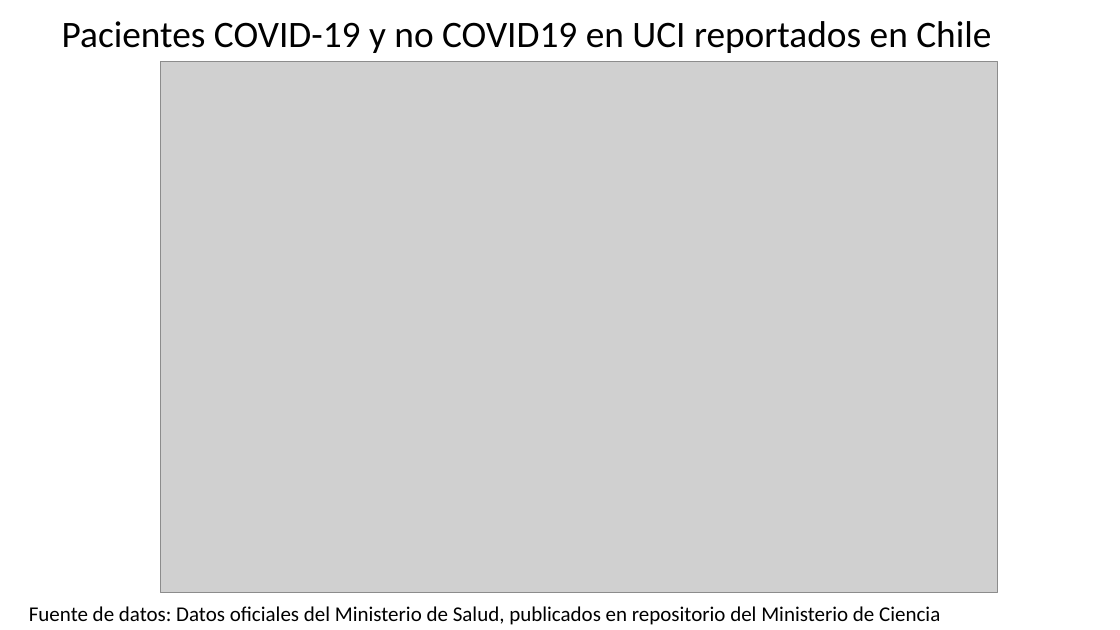
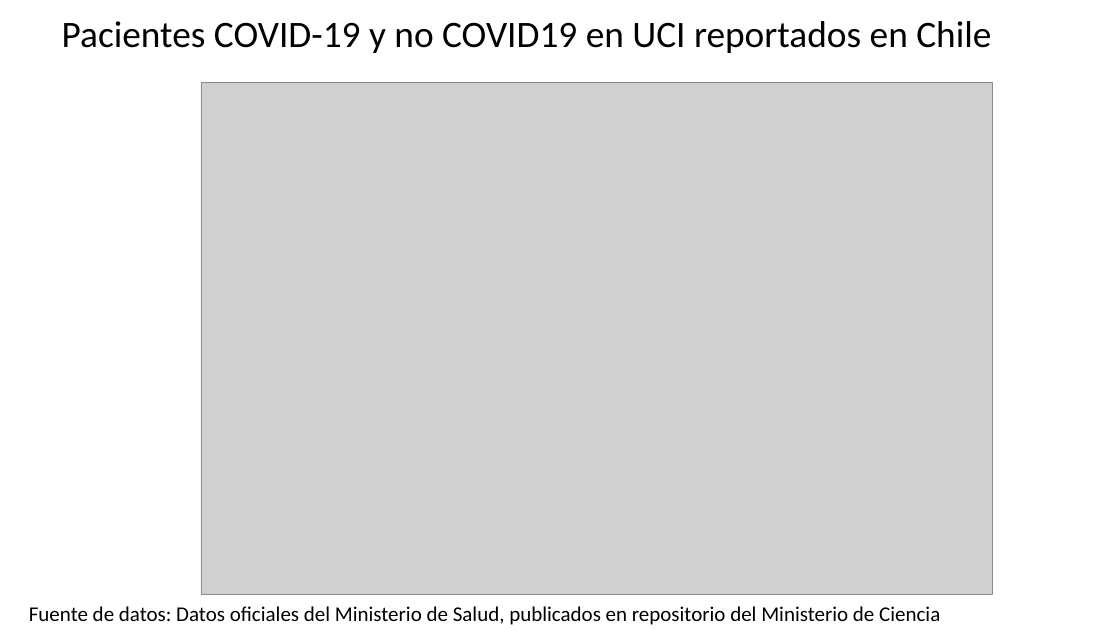
Before and after one commit to dataCovid19CL/capsulasSemanales, a slide deck: slide 4 of DATOS COVID Chile 2021 09 11.pptx. Drawn at 1120x630 pixels with LibreOffice and Linux fonts; fonts in the diff are those of the drawing; grey boxes stand for pictures. Boxes give left, top, right and bottom in pixels: in the first picture for what was removed or moved away, otherwise in the second. Text is boxed around its words. In the diff, an @@ line names an element or a change of style, - is before the commit and + after.

```diff
--- a/DATOS COVID Chile 2021 09 11.pptx
+++ b/DATOS COVID Chile 2021 09 11.pptx
@@ text "Pacientes COVID-19 y no COVID19 ..." rewrapped from (54, 6, 1020, 60) to (62, 21, 991, 53) @@
@@ picture: place and size @@
-picture at (160, 61, 997, 592)
+picture at (201, 83, 992, 595)
```
Also in this commit, not shown: 14 other slides changed, 3 other files.
